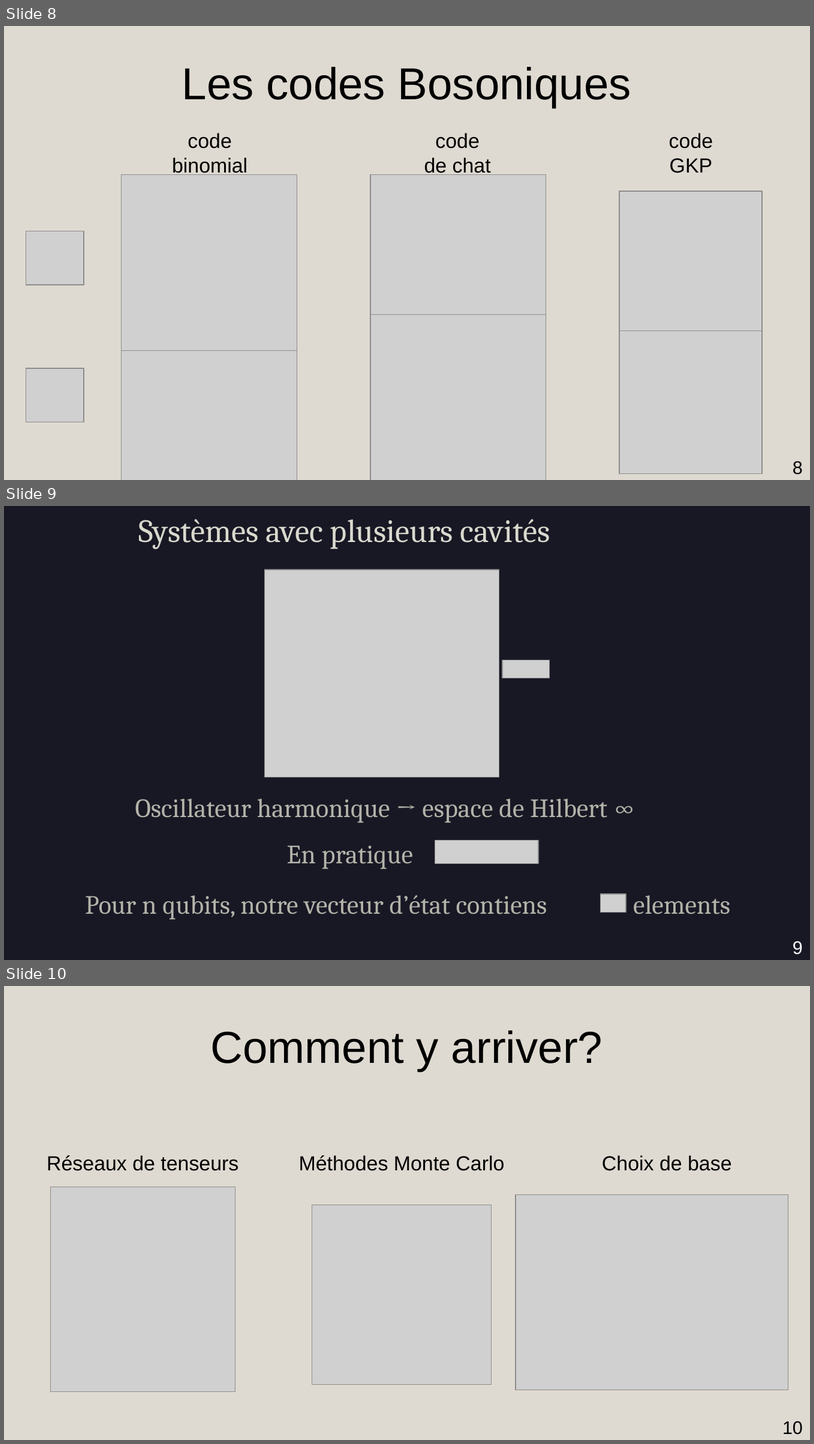
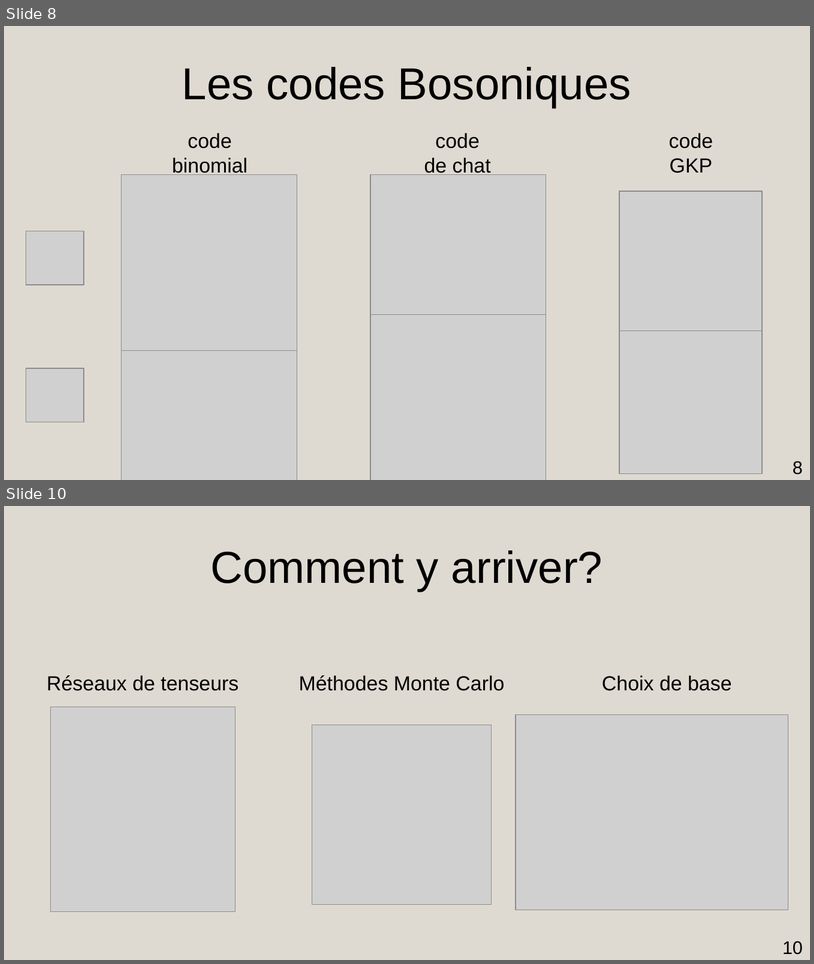
Before and after one commit to AmdaU/presentations, a slide deck: Seminaire/Seminaire.odp. Shown one above the other, each under a label of ours: slides 8, 9 and 10 before the commit, slides 8 and 10 after it; the slides between them are not shown. The pictures are 814x1444 and 814x964 pixels, drawn with LibreOffice and Linux fonts; fonts in the diff are those of the drawing; grey boxes stand for pictures. Boxes give left, top, right and bottom in pixels: in the first picture for what was removed or moved away, otherwise in the second. Text is boxed around its words. In the diff, an @@ line names an element or a change of style, - is before the commit and + after.

```diff
--- a/Seminaire/Seminaire.odp
+++ b/Seminaire/Seminaire.odp
@@ slide 9 removed at [4, 506, 810, 960], background #181825 @@
@@ text removed at [138, 519, 551, 549] @@
-Systèmes avec plusieurs cavités
@@ picture removed at [264, 570, 500, 777] @@
@@ picture removed at [503, 660, 550, 678] @@
@@ text removed at [135, 798, 608, 823] @@
-Oscillateur harmonique → espace de Hilbert ∞
@@ text removed at [287, 845, 413, 869] @@
-En pratique
@@ picture removed at [435, 840, 539, 863] @@
@@ text removed at [85, 895, 548, 919] @@
-Pour n qubits, notre vecteur d’état contiens
@@ picture removed at [601, 894, 627, 912] @@
@@ text removed at [633, 895, 731, 914] @@
-elements
@@ page number removed at [793, 940, 803, 954] @@
-9
```
Also in this commit, not shown: 4 slides changed, 2 slides added, 40 other files.
